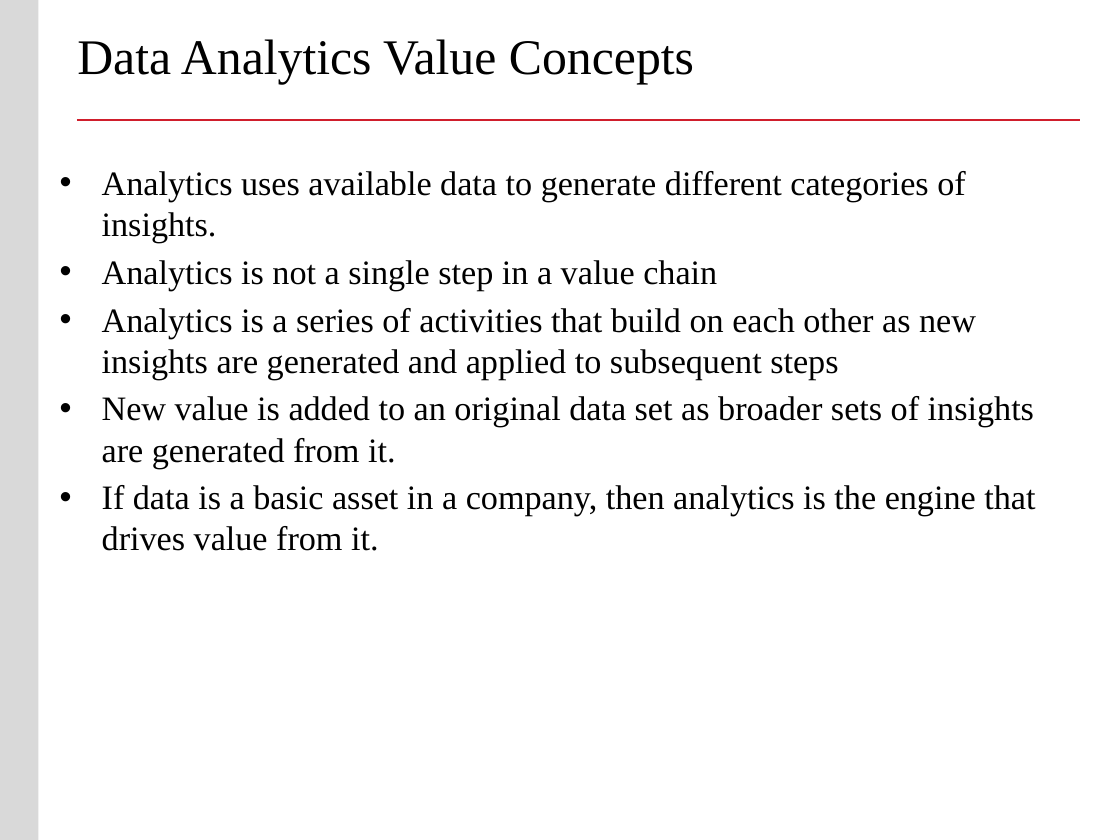
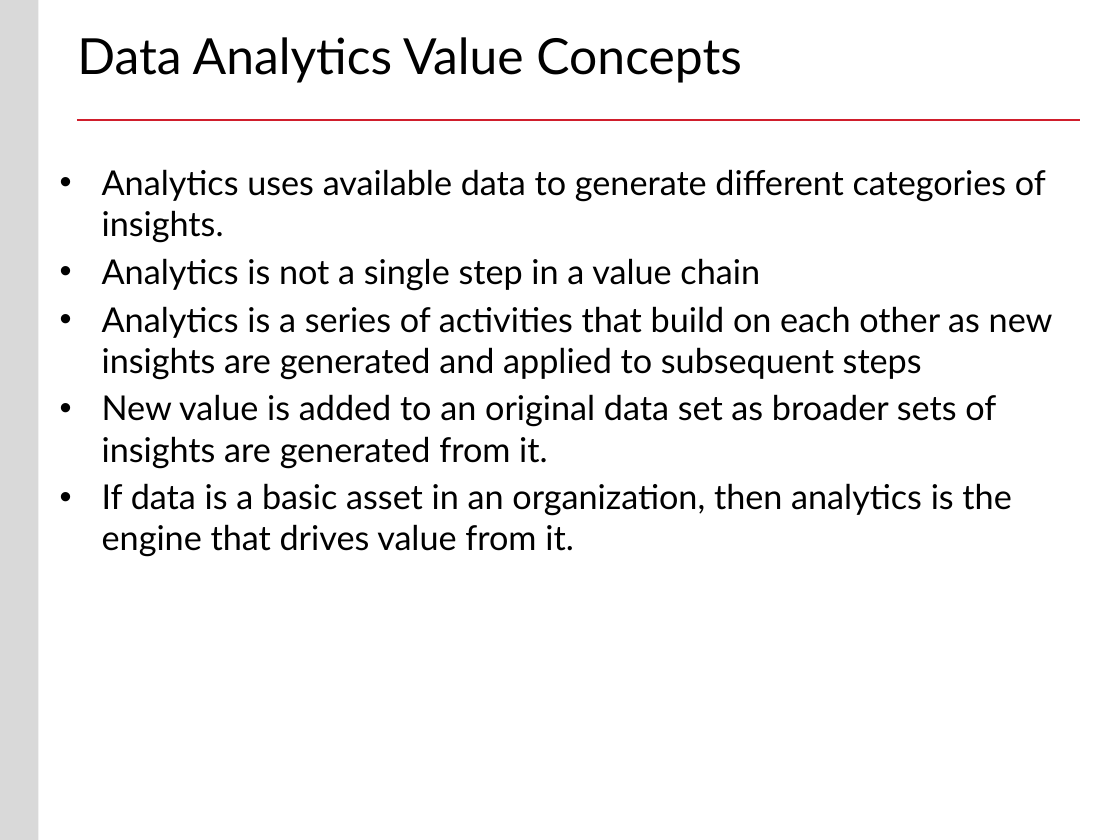
Before and after one commit to buyuhuang/csda1000_FT, a slide deck: slide 33 of day1/1. Lecture/day_1_intro_to_data_analytics_lecture.pptx (slide 32 before the commit). Drawn at 1120x840 pixels with LibreOffice and Linux fonts; fonts in the diff are those of the drawing; background and template pictures are left out. Boxes give left, top, right and bottom in pixels: in the first picture for what was removed or moved away, otherwise in the second. Text is boxed around its words. In the diff, an @@ line names an element or a change of style, - is before the commit and + after.

```diff
--- a/day1/1. Lecture/day_1_intro_to_data_analytics_lecture.pptx
+++ b/day1/1. Lecture/day_1_intro_to_data_analytics_lecture.pptx
@@ title "Data Analytics Value Concepts" at (x1=77, y1=37, x2=741, y2=83): font Times New Roman to Lato @@
@@ text at (x1=102, y1=169, x2=1053, y2=468): font Times New Roman to Lato in "Analytics uses available data to generate different ...", "Analytics is not a single step in ...", "Analytics is a series of activities that ...", "New value is added to an original ..." @@
@@ text at (x1=102, y1=483, x2=1011, y2=557): text changed; font Times New Roman to Lato @@
-• If data is a basic asset in a company, then analytics is the engine that drives value from it.
+• If data is a basic asset in an organization, then analytics is the engine that drives value from it.
```
Also in this commit, not shown: 28 other slides changed, 1 slide added, 3 slides removed, 3 other files.
